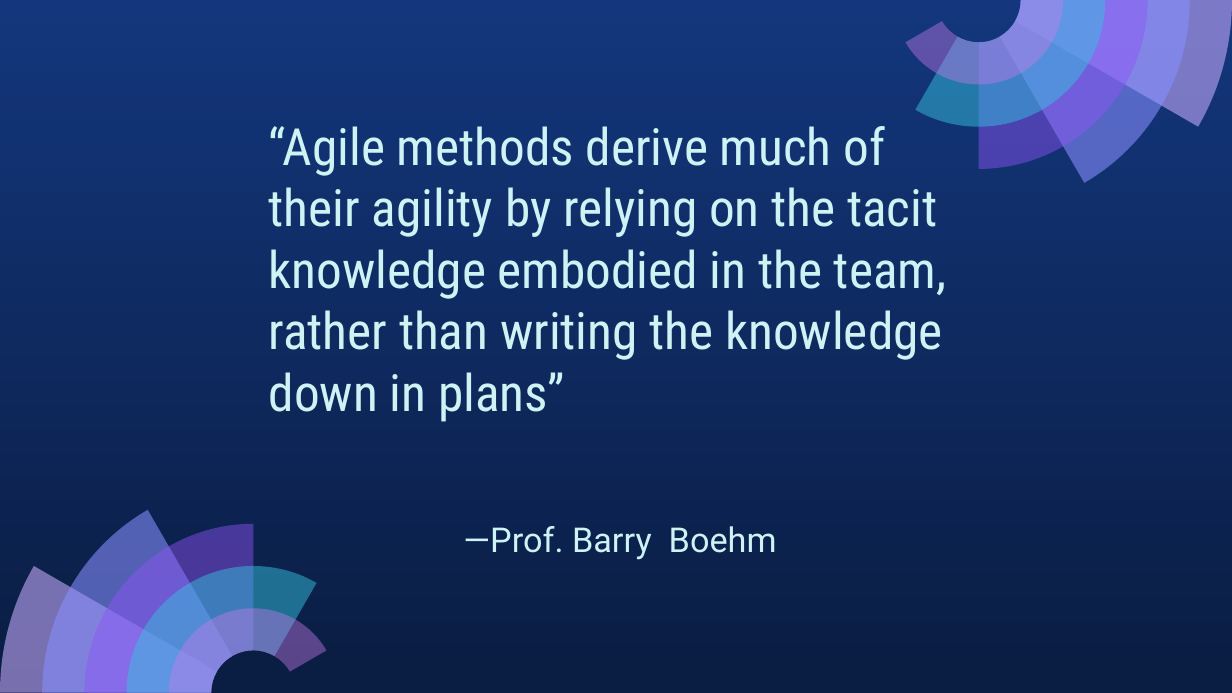
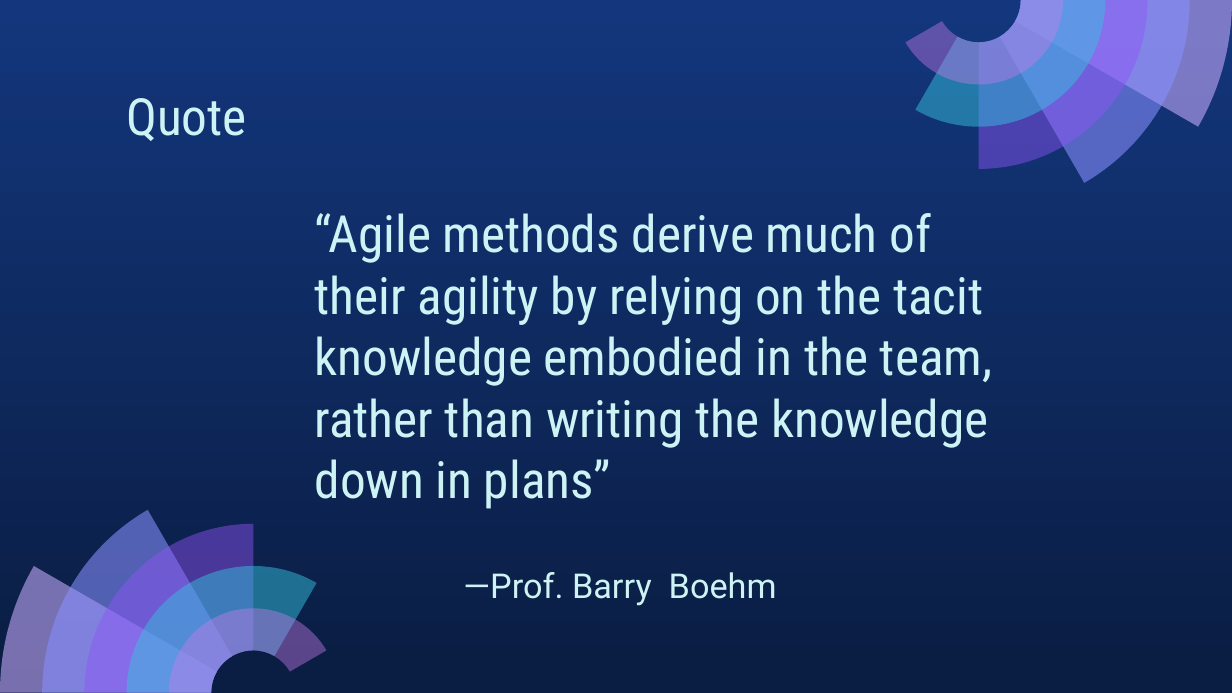
Before and after one commit to Abdullahaml1/cse608-assignments, a slide deck: slide 5 of Assignment_2/Assignment_2_presentation.pptx (slide 6 before the commit). Drawn at 1232x693 pixels with LibreOffice and Linux fonts; fonts in the diff are those of the drawing. Boxes give left, top, right and bottom in pixels: in the first picture for what was removed or moved away, otherwise in the second. Text is boxed around its words. In the diff, an @@ line names an element or a change of style, - is before the commit and + after.

```diff
--- a/Assignment_2/Assignment_2_presentation.pptx
+++ b/Assignment_2/Assignment_2_presentation.pptx
@@ text added at (x1=126, y1=98, x2=247, y2=141), 30 pt, text #CEF3F5 @@
+Quote
@@ title "“Agile methods derive much of ..." moved from (x1=269, y1=126, x2=946, y2=422) to (x1=315, y1=213, x2=992, y2=509) @@
@@ title "—Prof. Barry Boehm" moved from (x1=463, y1=526, x2=777, y2=560) to (x1=463, y1=572, x2=777, y2=606) @@
```
Also in this commit, not shown: 11 slides added, 1 other file.
